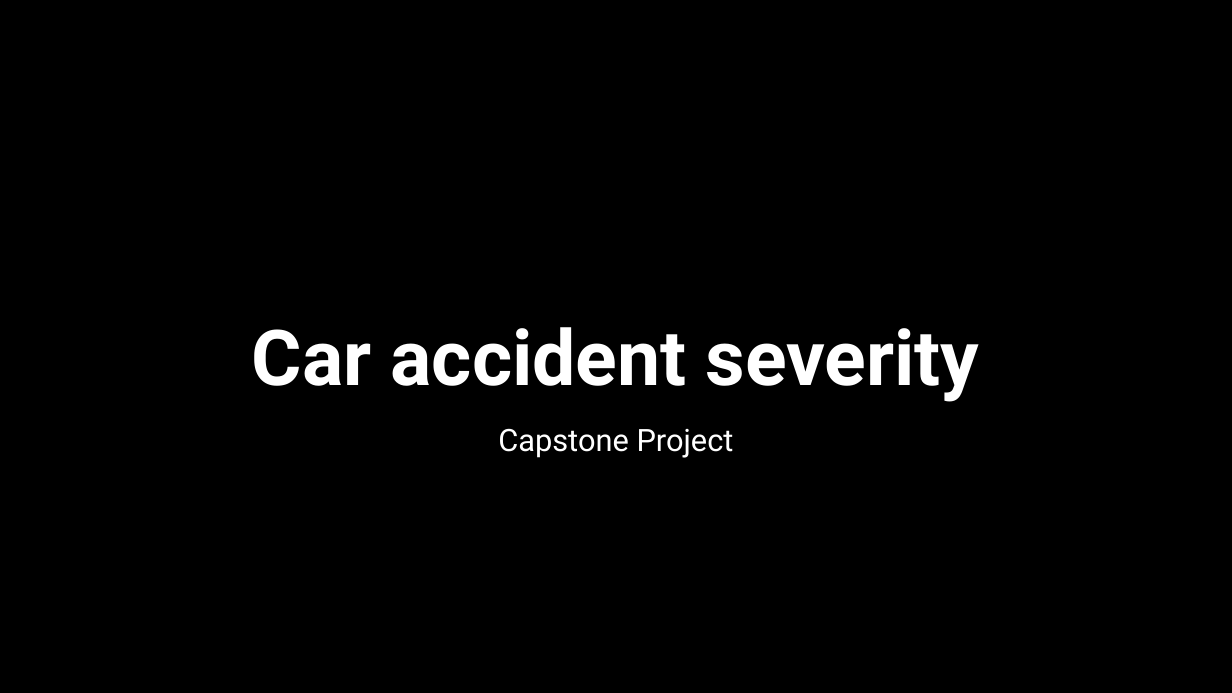
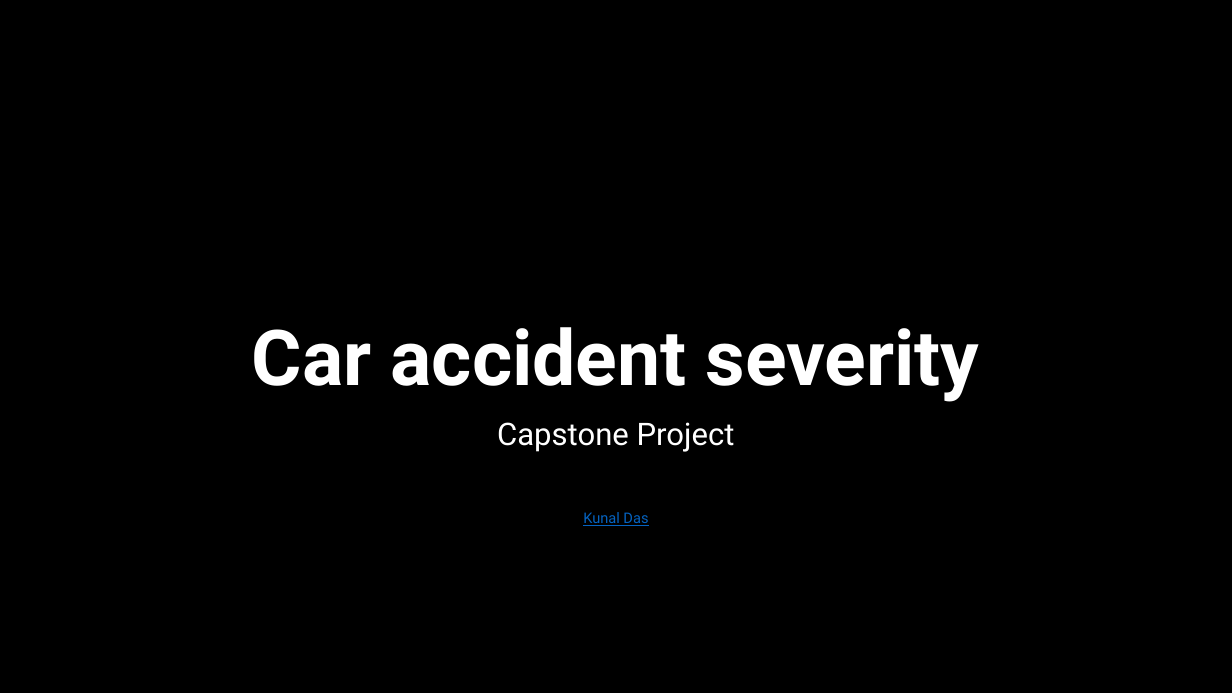
Before and after one commit to kunaldas926/Coursera_Capstone, a slide deck: slide 1 of Capstone Project - Car accident severity (Week 2).pptx. Drawn at 1232x693 pixels with LibreOffice and Linux fonts; fonts in the diff are those of the drawing; background and template pictures are left out. Boxes give left, top, right and bottom in pixels: in the first picture for what was removed or moved away, otherwise in the second. Text is boxed around its words. In the diff, an @@ line names an element or a change of style, - is before the commit and + after.

Commit message:
3rd Week

```diff
--- a/Capstone Project - Car accident severity (Week 2).pptx
+++ b/Capstone Project - Car accident severity (Week 2).pptx
@@ subtitle at (x1=497, y1=422, x2=735, y2=452): size 24 to 24.2 pt in "Capstone Project"; line spacing 0.9 to 0.7 @@
@@ subtitle at (x1=583, y1=512, x2=648, y2=526): paragraph added @@
+Kunal Das
```
